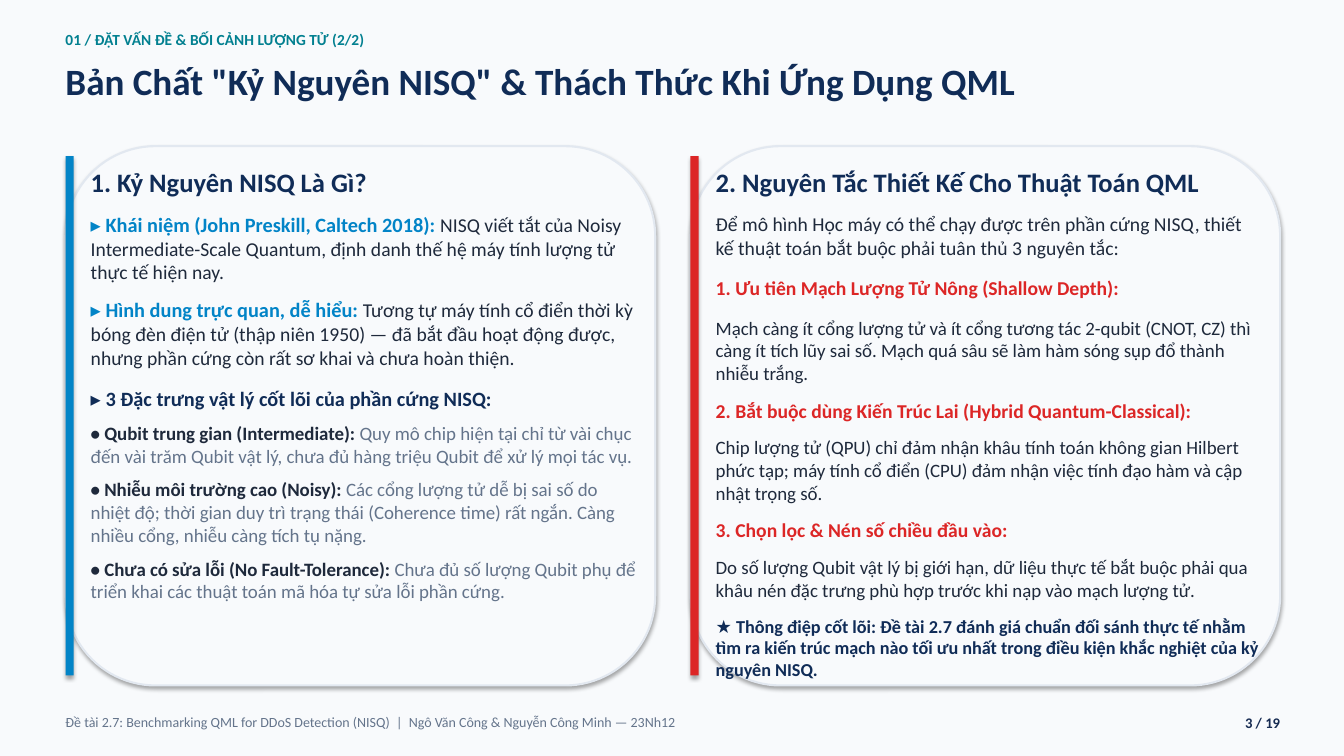
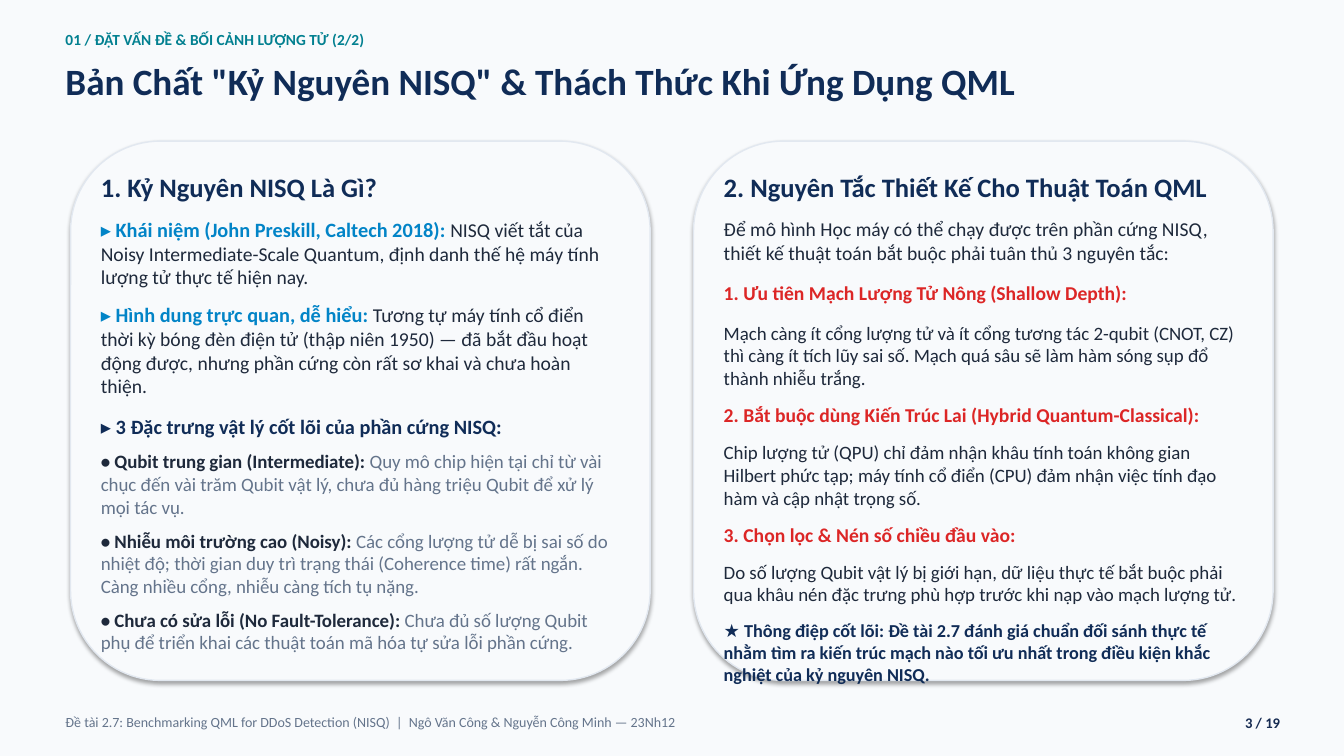
Before and after one commit to vcongggggg/qml-ddos, a slide deck: slide 3 of SLIDE_BAO_CAO_CUOI_KY_MHMM_DeTai_2_7_QML_DDoS_Cong_Minh.pptx. Drawn at 1344x756 pixels with LibreOffice and Linux fonts; fonts in the diff are those of the drawing. Boxes give left, top, right and bottom in pixels: in the first picture for what was removed or moved away, otherwise in the second. Text is boxed around its words. In the diff, an @@ line names an element or a change of style, - is before the commit and + after.

```diff
--- a/SLIDE_BAO_CAO_CUOI_KY_MHMM_DeTai_2_7_QML_DDoS_Cong_Minh.pptx
+++ b/SLIDE_BAO_CAO_CUOI_KY_MHMM_DeTai_2_7_QML_DDoS_Cong_Minh.pptx
@@ rounded rectangle: place and size @@
-rounded rectangle at <box>66,146,655,686</box>
+rounded rectangle at <box>71,141,650,681</box>
@@ rounded rectangle at <box>71,141,650,681</box>: outline #E2E8F0 1.5 pt to #E2E8F0 1 pt @@
@@ rounded rectangle at <box>694,141,1273,681</box>: outline #E2E8F0 1.5 pt to #E2E8F0 1 pt @@
@@ rounded rectangle: place and size @@
-rounded rectangle at <box>691,146,1280,686</box>
+rounded rectangle at <box>694,141,1273,681</box>
@@ rectangle removed at <box>66,156,74,676</box> @@
@@ text "1. Kỷ Nguyên NISQ Là ..." rewrapped from <box>91,173,636,601</box> to <box>101,178,608,652</box> @@
@@ rectangle removed at <box>691,156,699,676</box> @@
@@ text "2. Nguyên Tắc Thiết Kế ..." rewrapped from <box>716,171,1258,681</box> to <box>724,176,1236,665</box> @@
```
Also in this commit, not shown: 1 other slide changed, 1 other file.
